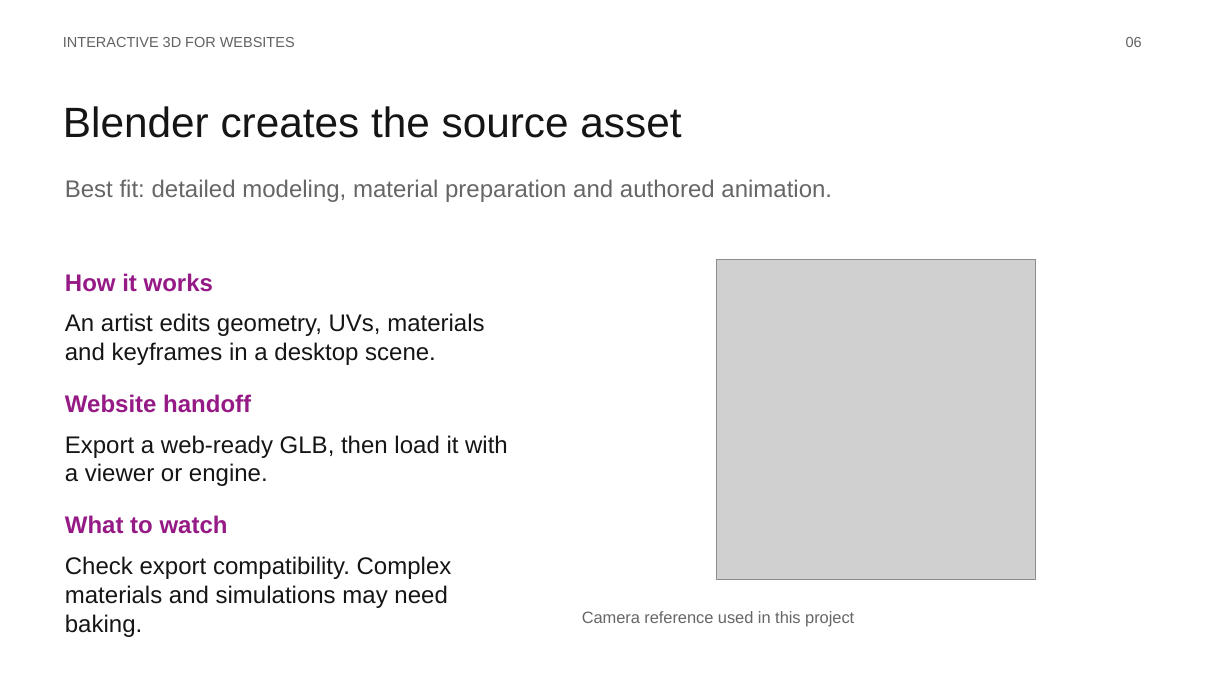
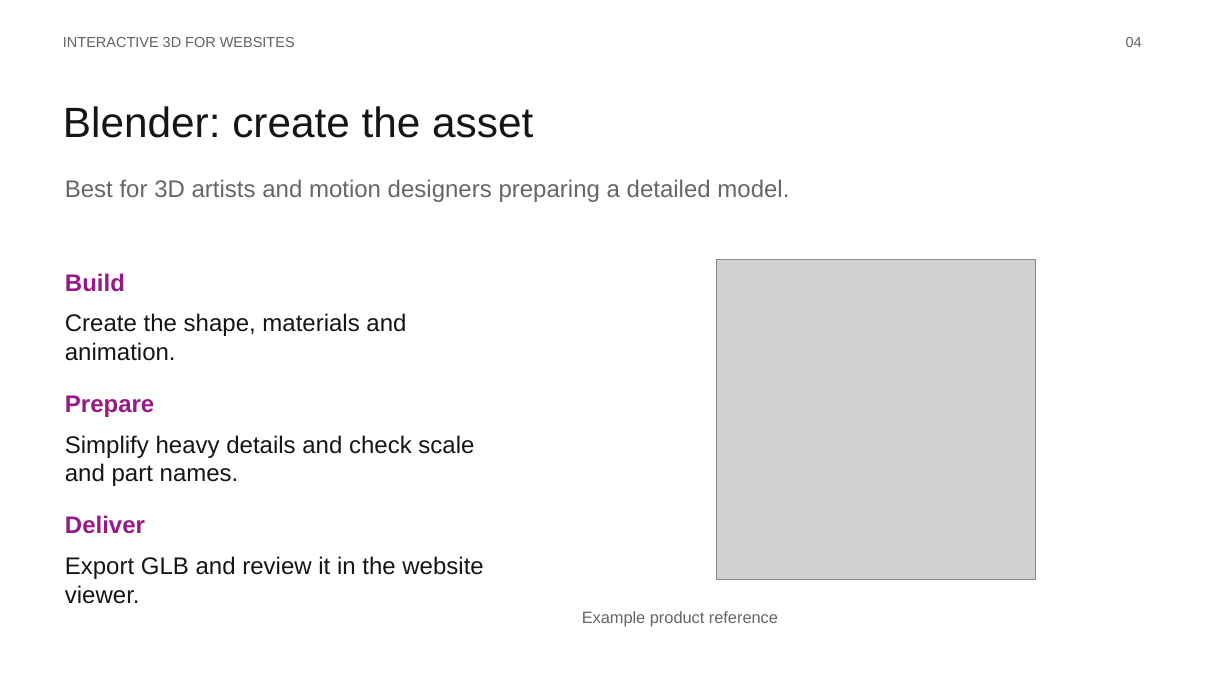
Before and after one commit to Naveen100102/lightmetrics-3d-viewer, a slide deck: slide 4 of public/presentation/Interactive-3D-for-Websites.pptx (slide 6 before the commit). Drawn at 1232x693 pixels with LibreOffice and Linux fonts; fonts in the diff are those of the drawing; grey boxes stand for pictures. Boxes give left, top, right and bottom in pixels: in the first picture for what was removed or moved away, otherwise in the second. Text is boxed around its words. In the diff, an @@ line names an element or a change of style, - is before the commit and + after.

```diff
--- a/public/presentation/Interactive-3D-for-Websites.pptx
+++ b/public/presentation/Interactive-3D-for-Websites.pptx
@@ text at <box>1126,37,1142,47</box>: text changed @@
-06
+04
@@ text at <box>63,106,533,138</box>: text changed @@
-Blender creates the source asset
+Blender: create the asset
@@ text at <box>65,179,789,202</box>: text changed @@
-Best fit: detailed modeling, material preparation and authored animation.
+Best for 3D artists and motion designers preparing a detailed model.
@@ text at <box>65,273,125,292</box>: text changed @@
-How it works
+Build
@@ text at <box>65,313,406,361</box>: text changed @@
-An artist edits geometry, UVs, materials and keyframes in a desktop scene.
+Create the shape, materials and animation.
@@ text at <box>65,395,154,417</box>: text changed @@
-Website handoff
+Prepare
@@ text at <box>65,435,474,486</box>: text changed @@
-Export a web-ready GLB, then load it with a viewer or engine.
+Simplify heavy details and check scale and part names.
@@ text at <box>65,515,145,534</box>: text changed @@
-What to watch
+Deliver
@@ text at <box>65,556,483,604</box>: text changed @@
-Check export compatibility. Complex materials and simulations may need baking.
+Export GLB and review it in the website viewer.
@@ text at <box>582,611,778,627</box>: text changed @@
-Camera reference used in this project
+Example product reference
```
Also in this commit, not shown: 7 other slides changed, 3 slides added, 24 slides removed, 34 other files.
